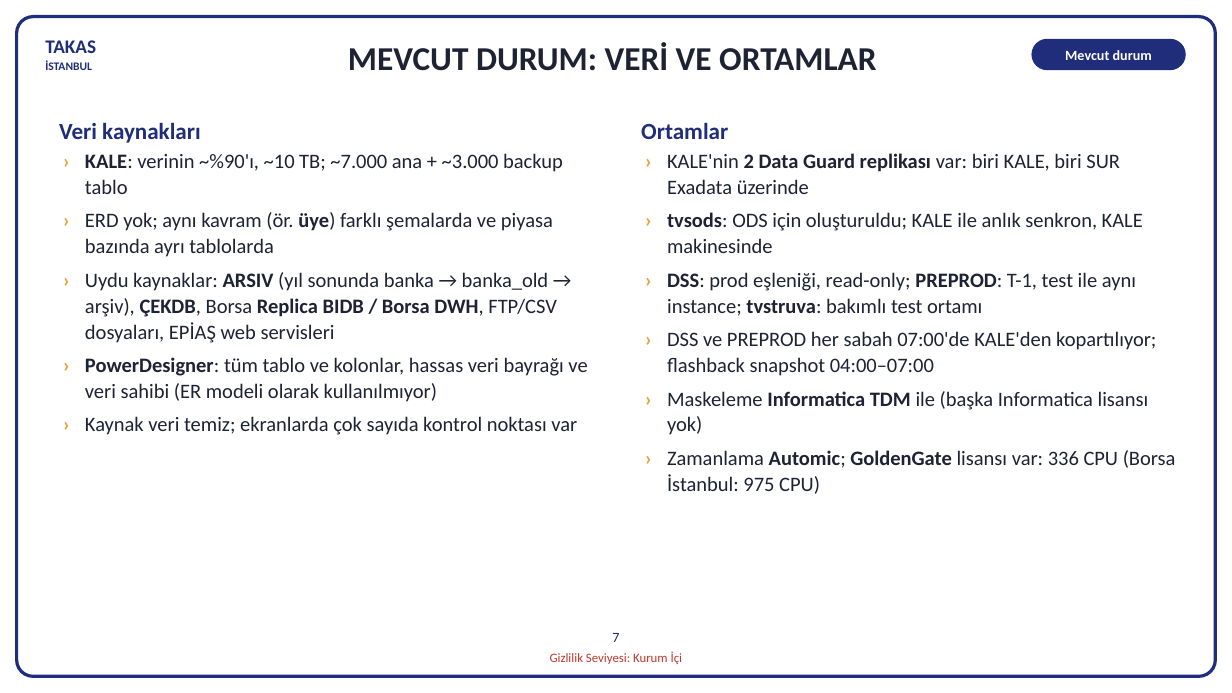
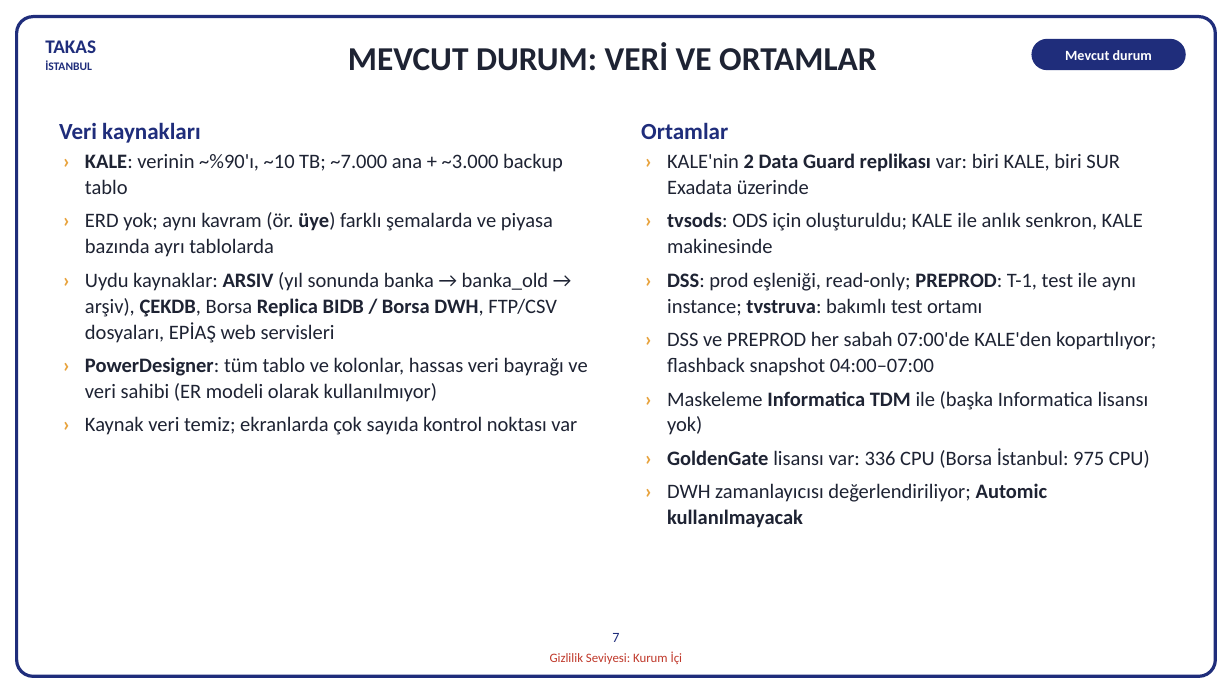
Before and after one commit to hanifidemirel0/Cursor-Projects, a slide deck: slide 7 of outputs/dwh-sunum-kasim-2026/5 - DWHSunum_Kasim2026.pptx. Drawn at 1232x693 pixels with LibreOffice and Linux fonts; fonts in the diff are those of the drawing. Boxes give left, top, right and bottom in pixels: in the first picture for what was removed or moved away, otherwise in the second. Text is boxed around its words. In the diff, an @@ line names an element or a change of style, - is before the commit and + after.

```diff
--- a/outputs/dwh-sunum-kasim-2026/5 - DWHSunum_Kasim2026.pptx
+++ b/outputs/dwh-sunum-kasim-2026/5 - DWHSunum_Kasim2026.pptx
@@ text at bbox=[667, 448, 1150, 528]: text changed @@
-› Zamanlama Automic; GoldenGate lisansı var: 336 CPU (Borsa İstanbul: 975 CPU)
+› GoldenGate lisansı var: 336 CPU (Borsa İstanbul: 975 CPU)
+› DWH zamanlayıcısı değerlendiriliyor; Automic kullanılmayacak
```
Also in this commit, not shown: 3 other slides changed, 10 other files.
